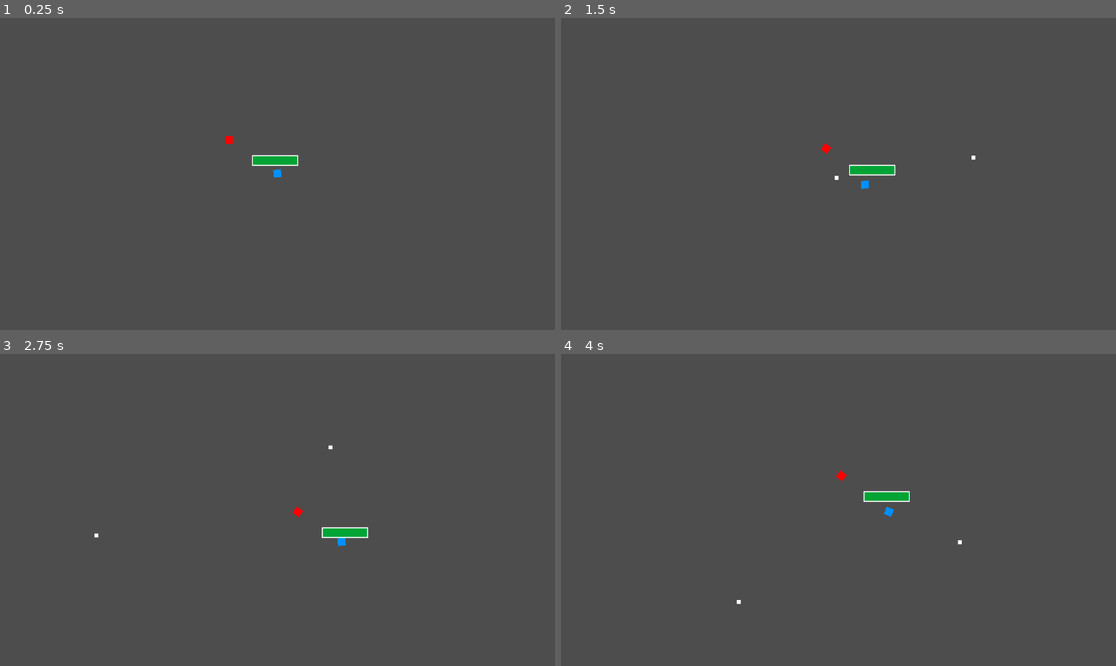
Above: before the commit, frames 1-4 (two rows, left to right).
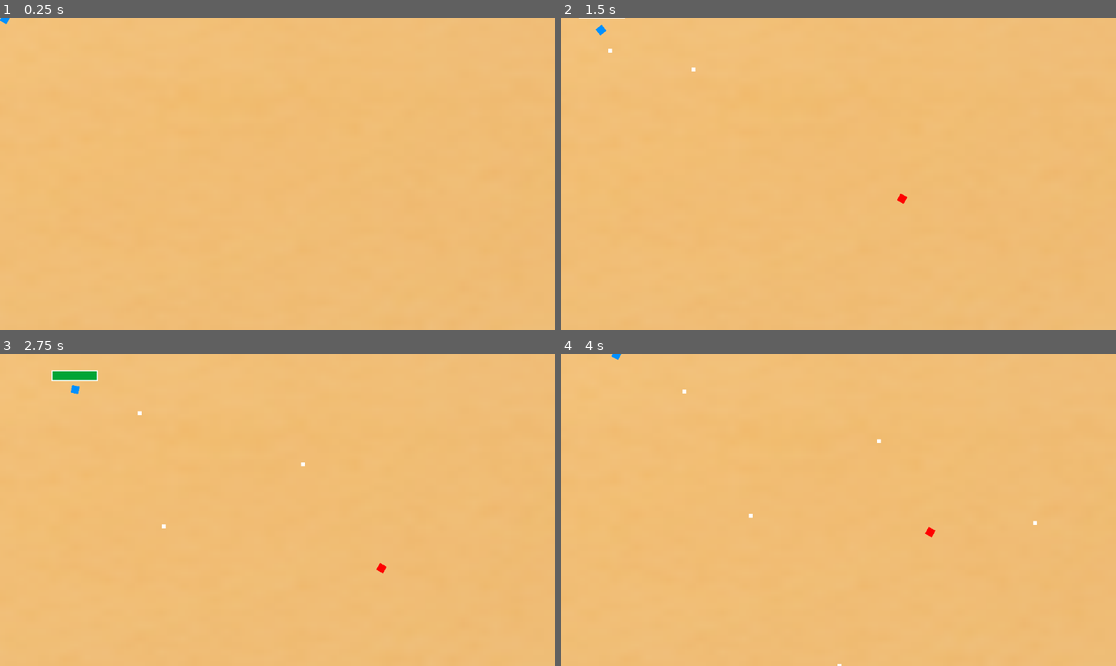
Above: after the commit, the same moments.

Repository: DemonKingSwarn/i-cant-stop-twinkling
Game: Godot game, scene res://Scenes/world.tscn
Two runs of this game, one before a commit and one after it. Both use one fixed random seed, a clock stepped at 60 frames per second and the inputs below.
Inputs (mouse positions are in pixels of both pictures, inside the frame that each line leads up to):
- Up to frame 1 (0.25 s): no input
- Up to frame 2 (1.5 s): tap Enter at 0.5 s; move the mouse to (960, 158) at 0.52 s; hold D (right) 0.53-1.28 s; click (960, 158) at 0.6 s; move the mouse to (727, 189) at 1.27 s; hold S (down) from 1.28 s (still down); click (727, 189) at 1.35 s
- Up to frame 3 (2.75 s): move the mouse to (333, 441) at 2.02 s; release S (down) at 2.03 s; hold D (right) from 2.03 s (still down); click (333, 441) at 2.1 s
- Up to frame 4 (4 s): move the mouse to (810, 572) at 2.77 s; release D (right) at 2.78 s; hold W (up) 2.78-3.53 s; click (810, 572) at 2.85 s; move the mouse to (1005, 556) at 3.52 s; hold A (left) from 3.53 s (still down); click (1005, 556) at 3.6 s

The runs differ from the first frame. In frame 1, 100% of the frame differs, in the area x 0-100%, y 0-100%; in frame 2, 100%; in frame 3, 100%; in frame 4, 100%.

Commit message:
Enemy Spawner donee

Diff:
--- /dev/null
+++ b/Scenes/world.gd
@@ -0,0 +1,13 @@
+extends Node2D
+
+var enemy = preload("res://Scenes/enemy.tscn")
+
+func _on_enemy_spawn_timer_timeout():
+	var enemyPosition = Vector2(randi_range(-160, 670), randi_range(-90, 390))
+
+	while enemyPosition.x < 640 and enemyPosition.x > -80 or enemyPosition.y < 360 and enemyPosition.y > -45:
+		enemyPosition = Vector2(randi_range(-160, 670), randi_range(-90, 390))
+
+	var enemyInstance = enemy.instantiate()
+	enemyInstance.position = enemyPosition
+	add_child(enemyInstance)
--- a/Scenes/world.tscn
+++ b/Scenes/world.tscn
@@ -1,9 +1,10 @@
-[gd_scene load_steps=8 format=3 uid="uid://c2s3h5w2iv532"]
+[gd_scene load_steps=9 format=3 uid="uid://c2s3h5w2iv532"]
 
 [ext_resource type="Script" path="res://Scripts/Player.gd" id="1_dsh76"]
+[ext_resource type="Script" path="res://Scenes/world.gd" id="1_n4ioy"]
+[ext_resource type="Texture2D" uid="uid://cq3llg78n0abr" path="res://Background.png" id="1_ybxqy"]
 [ext_resource type="Script" path="res://Scripts/Marker2D.gd" id="2_lsgbw"]
 [ext_resource type="Texture2D" uid="uid://b54kgvtujy5dq" path="res://player.png" id="3_4u0ny"]
-[ext_resource type="PackedScene" uid="uid://bfl66njbox42k" path="res://Scenes/enemy.tscn" id="4_s8gu6"]
 [ext_resource type="PackedScene" uid="uid://xr8se3k4mrwx" path="res://Scenes/healthbar.tscn" id="5_ci2nq"]
 
 [sub_resource type="RectangleShape2D" id="RectangleShape2D_2vshc"]
@@ -13,6 +14,12 @@
 size = Vector2(18, 18)
 
 [node name="World" type="Node2D"]
+script = ExtResource("1_n4ioy")
+
+[node name="Background" type="Sprite2D" parent="."]
+position = Vector2(-57, -25)
+scale = Vector2(22.3646, 13.5917)
+texture = ExtResource("1_ybxqy")
 
 [node name="Player" type="CharacterBody2D" parent="." groups=["Player"]]
 process_priority = 1
@@ -43,13 +50,15 @@
 scale = Vector2(3, 3)
 
 [node name="Control" parent="Player" instance=ExtResource("5_ci2nq")]
-offset_left = -46.0
-offset_top = -35.0
-offset_right = -46.0
-offset_bottom = -35.0
+offset_left = -42.0
+offset_top = -34.0
+offset_right = -42.0
+offset_bottom = -34.0
 
 [node name="Camera2D" type="Camera2D" parent="."]
-position = Vector2(10, -1)
+position = Vector2(575, 326)
 
-[node name="EnemyNode" parent="." instance=ExtResource("4_s8gu6")]
-position = Vector2(-91, -72)
+[node name="EnemySpawnTimer" type="Timer" parent="."]
+autostart = true
+
+[connection signal="timeout" from="EnemySpawnTimer" to="." method="_on_enemy_spawn_timer_timeout"]
Binary file added: Background.png
Not shown, added: Background.png.import
